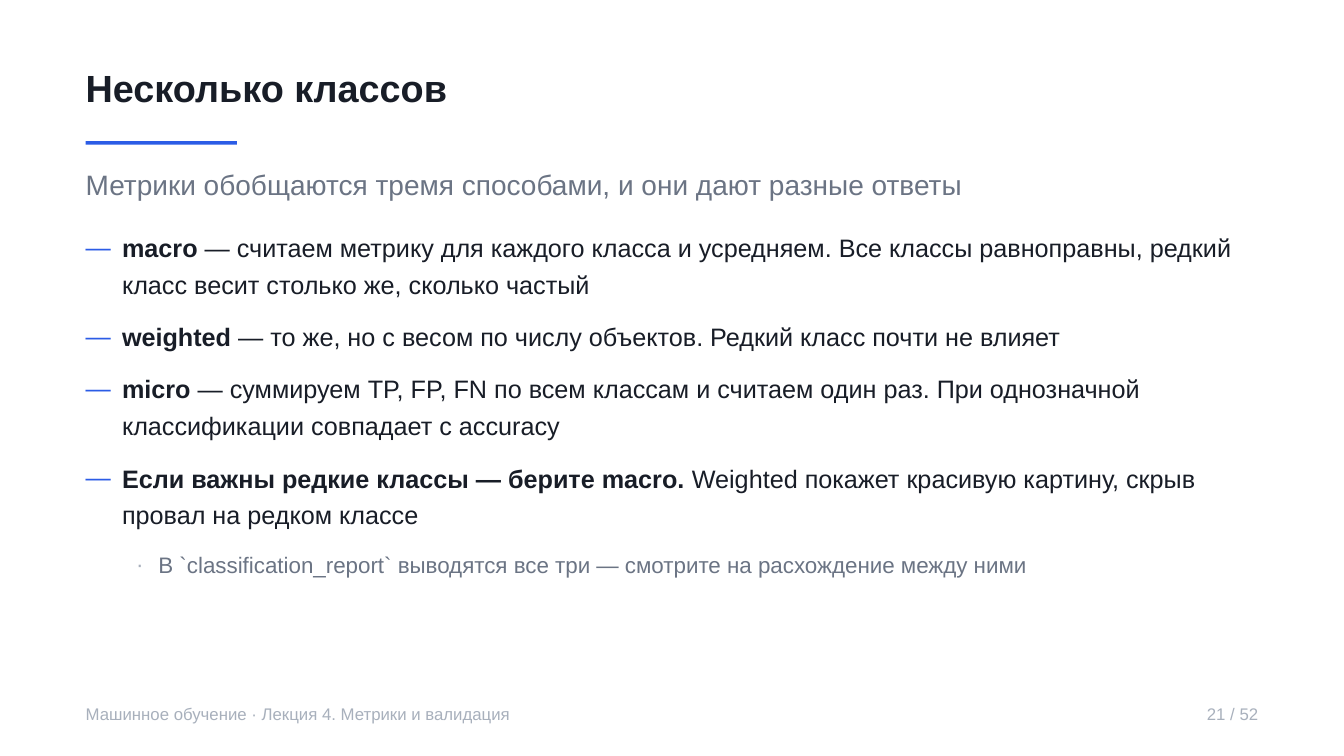
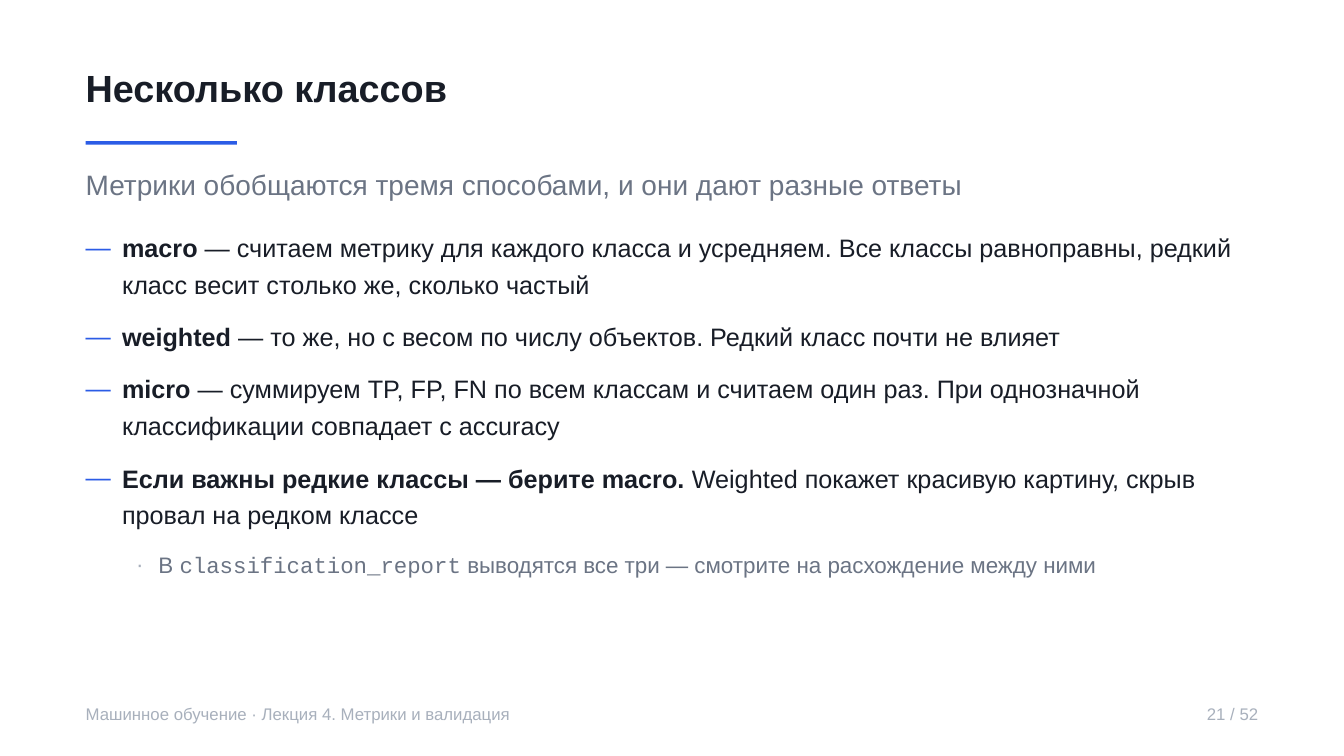
Before and after one commit to rustam-azimov/ml-course-spbu, a slide deck: slide 21 of lectures/lecture04.pptx. Drawn at 1344x756 pixels with LibreOffice and Linux fonts; fonts in the diff are those of the drawing. Boxes give left, top, right and bottom in pixels: in the first picture for what was removed or moved away, otherwise in the second. Text is boxed around its words. In the diff, an @@ line names an element or a change of style, - is before the commit and + after.

```diff
--- a/lectures/lecture04.pptx
+++ b/lectures/lecture04.pptx
@@ text at (158, 557, 1096, 578): text changed @@
-· В `classification_report` выводятся все три — смотрите на расхождение между ними
+· В classification_report выводятся все три — смотрите на расхождение между ними
```
Also in this commit, not shown: 3 other files.
